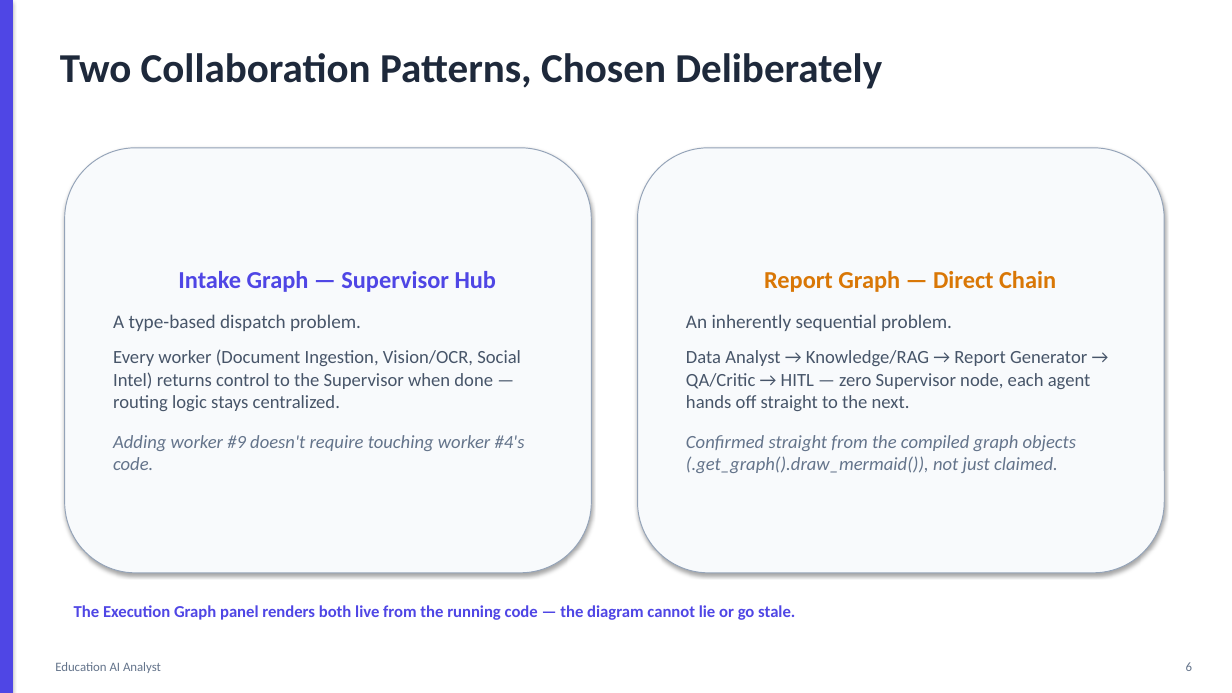
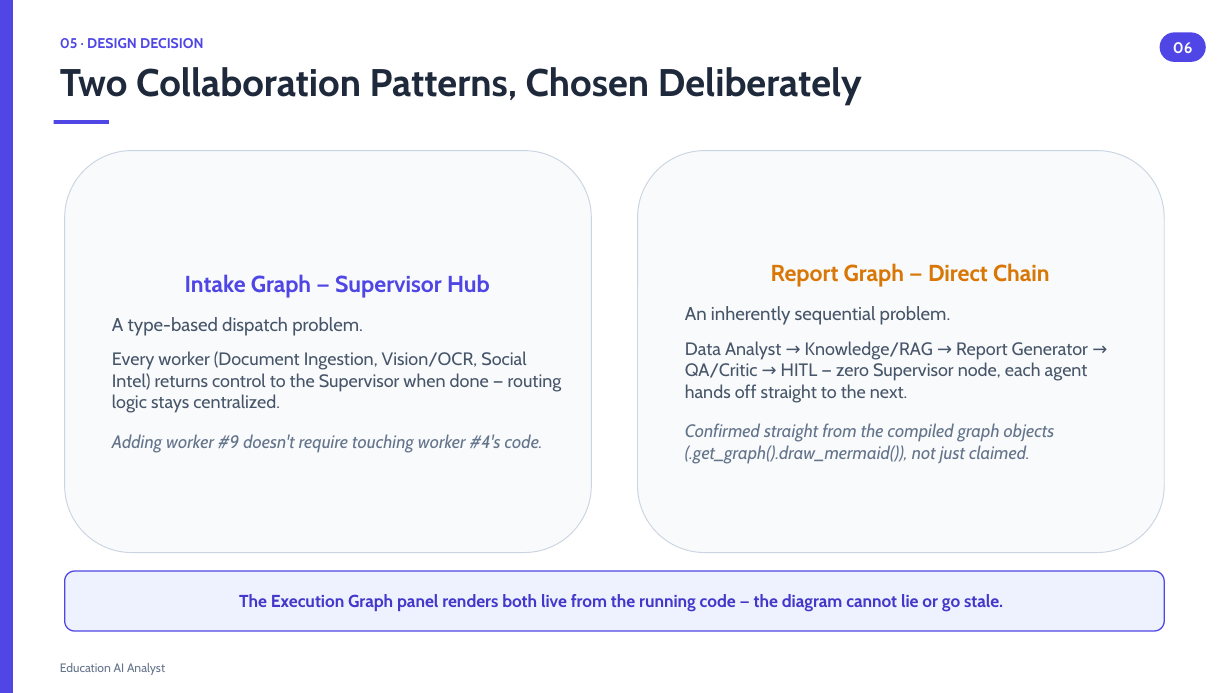
Before and after one commit to sumaiyaSultanaTarin/Education-AI-Analyst, a slide deck: slide 6 of docs/presentation-slides.pptx. Drawn at 1232x693 pixels with LibreOffice and Linux fonts; fonts in the diff are those of the drawing. Boxes give left, top, right and bottom in pixels: in the first picture for what was removed or moved away, otherwise in the second. Text is boxed around its words. In the diff, an @@ line names an element or a change of style, - is before the commit and + after.

```diff
--- a/docs/presentation-slides.pptx
+++ b/docs/presentation-slides.pptx
@@ rectangle at bbox=[0, 0, 13, 693]: shadow off @@
@@ text "Two Collaboration Patterns, Chosen Deliberately": place and size @@
-text "Two Collaboration Patterns, Chosen Deliberately" at bbox=[60, 53, 882, 89]
+text "Two Collaboration Patterns, Chosen Deliberately" at bbox=[60, 67, 862, 105]
@@ text "Two Collaboration Patterns, Chosen Deliberately" at bbox=[60, 67, 862, 105]: size 32 to 30 pt, font Calibri to Cabin @@
@@ text added at bbox=[60, 38, 204, 48], 11 pt, text #4F46E5, bold @@
+05 · DESIGN DECISION
@@ rounded rectangle added at bbox=[1160, 32, 1206, 62], fill #4F46E5, 12 pt, text #FFFFFF, bold @@
+06
@@ rectangle added at bbox=[54, 120, 109, 124], fill #4F46E5 @@
@@ rounded rectangle "Intake Graph — Supervisor Hub": place and size @@
-rounded rectangle "Intake Graph — Supervisor Hub" at bbox=[65, 148, 592, 573]
+rounded rectangle "Intake Graph — Supervisor Hub" at bbox=[65, 151, 592, 553]
@@ rounded rectangle "Intake Graph — Supervisor Hub" at bbox=[65, 151, 592, 553]: size 19 to 18 pt in "Intake Graph — Supervisor Hub"; font Calibri to Cabin; size 15 to 14.5 pt in "A type-based dispatch problem."; size 14.5 to 14 pt in "Every worker (Document Ingestion, Vision/OCR, Social Intel) ...", "Adding worker #9 doesn't require touching worker ..."; outline #94A3B8 0.75 pt to #CBD5E1 0.75 pt; shadow off @@
@@ rounded rectangle "Report Graph — Direct Chain": place and size @@
-rounded rectangle "Report Graph — Direct Chain" at bbox=[638, 148, 1165, 573]
+rounded rectangle "Report Graph — Direct Chain" at bbox=[638, 151, 1165, 553]
@@ rounded rectangle "Report Graph — Direct Chain" at bbox=[638, 151, 1165, 553]: size 19 to 18 pt in "Report Graph — Direct Chain"; font Calibri to Cabin; size 15 to 14.5 pt in "An inherently sequential problem."; size 14.5 to 14 pt in "Data Analyst → Knowledge/RAG → Report Generator ...", "Confirmed straight from the compiled graph objects ..."; outline #94A3B8 0.75 pt to #CBD5E1 0.75 pt; shadow off @@
@@ rounded rectangle "The Execution Graph panel renders ...": place and size @@
-rounded rectangle "The Execution Graph panel renders ..." at bbox=[74, 605, 795, 620]
+rounded rectangle "The Execution Graph panel renders ..." at bbox=[65, 571, 1165, 631]
@@ rounded rectangle "The Execution Graph panel renders ..." at bbox=[65, 571, 1165, 631]: size 13 to 13.5 pt, font Calibri to Cabin, text colour #4F46E5 to #4338CA; alignment left to centre; vertical alignment top to middle; fill none to #EEF2FF; outline none to #4F46E5 1 pt @@
@@ text "Education AI Analyst" at bbox=[60, 663, 165, 675]: size 10 to 9.5 pt, font Calibri to Cabin @@
@@ text removed at bbox=[1186, 662, 1192, 671] @@
-6
```
Also in this commit, not shown: 9 other slides changed.
